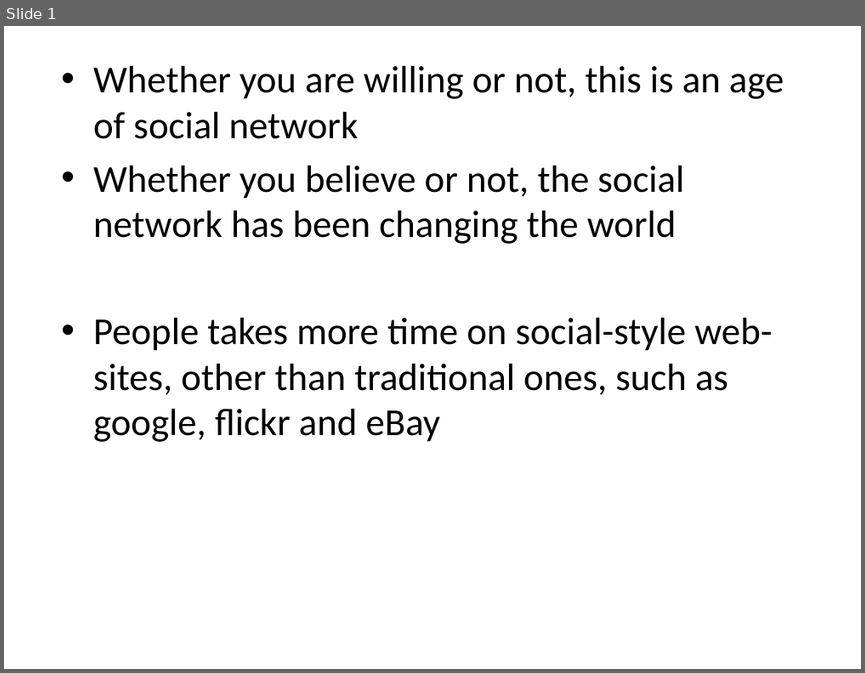
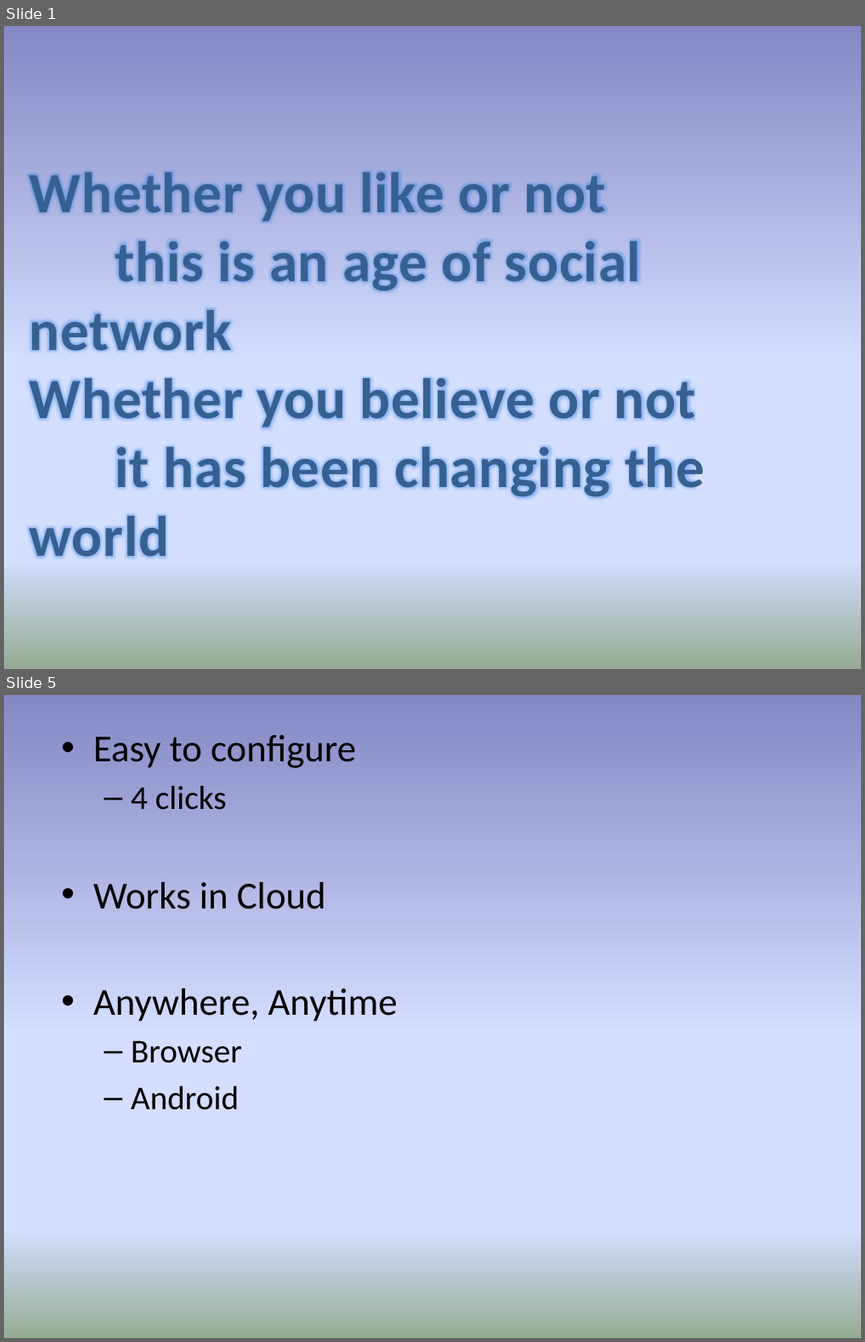
Before and after one commit to TwentySevenC/flickr2twitter, a slide deck: docs/socialHub.pptx. Shown one above the other, each under a label of ours: slide 1 before the commit, slides 1 and 5 after it; the slides between them are not shown. The pictures are 865x673 and 865x1342 pixels, drawn with LibreOffice and Linux fonts; fonts in the diff are those of the drawing. Boxes give left, top, right and bottom in pixels: in the first picture for what was removed or moved away, otherwise in the second. Text is boxed around its words. In the diff, an @@ line names an element or a change of style, - is before the commit and + after.

```diff
--- a/docs/socialHub.pptx
+++ b/docs/socialHub.pptx
@@ slide 5 added at [4, 695, 861, 1338], background gradient #8488C4 to #D4DEFF to #96AB94 @@
@@ text added at [93, 735, 398, 1110], 32 pt, text #000000 @@
+• Easy to configure
+  – 4 clicks
+• Works in Cloud
+• Anywhere, Anytime
+  – Browser
+  – Android
@@ slide 1 changed as well @@
@@ background #FFFFFF to gradient #8488C4 to #D4DEFF to #96AB94 @@
@@ text at [30, 171, 704, 557]: text changed; size 32 to 48 pt; text colour #000000 to #376092; bold on @@
-• Whether you are willing or not, this is an age of social network
-• Whether you believe or not, the social network has been changing the world
-• People takes more time on social-style web-sites, other than traditional ones, such as google, flickr and eBay
+Whether you like or not
+this is an age of social network
+Whether you believe or not
+it has been changing the world
```
Also in this commit, not shown: 1 other slide changed, 2 other slides added, 3 slides removed.
